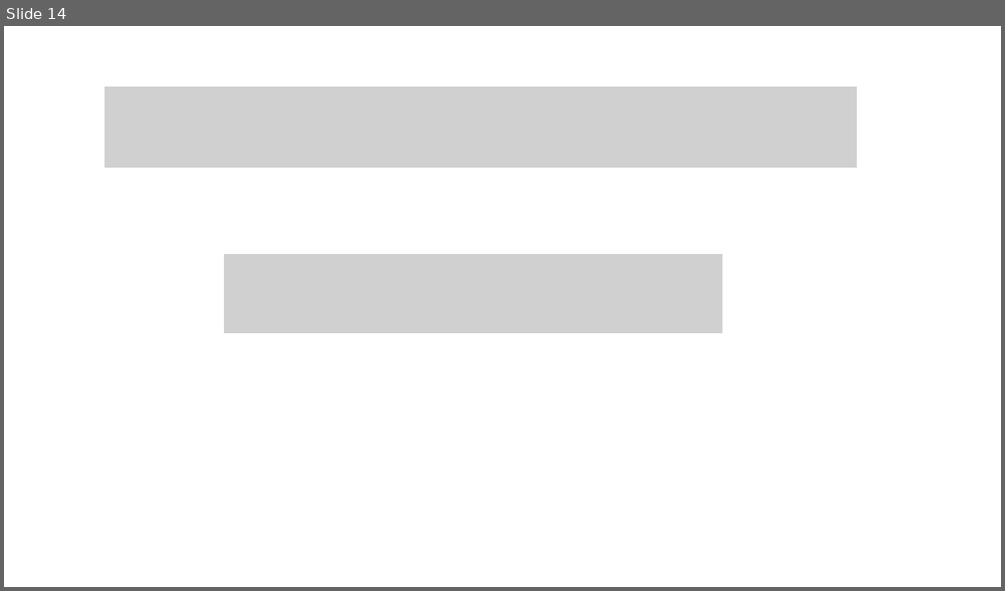
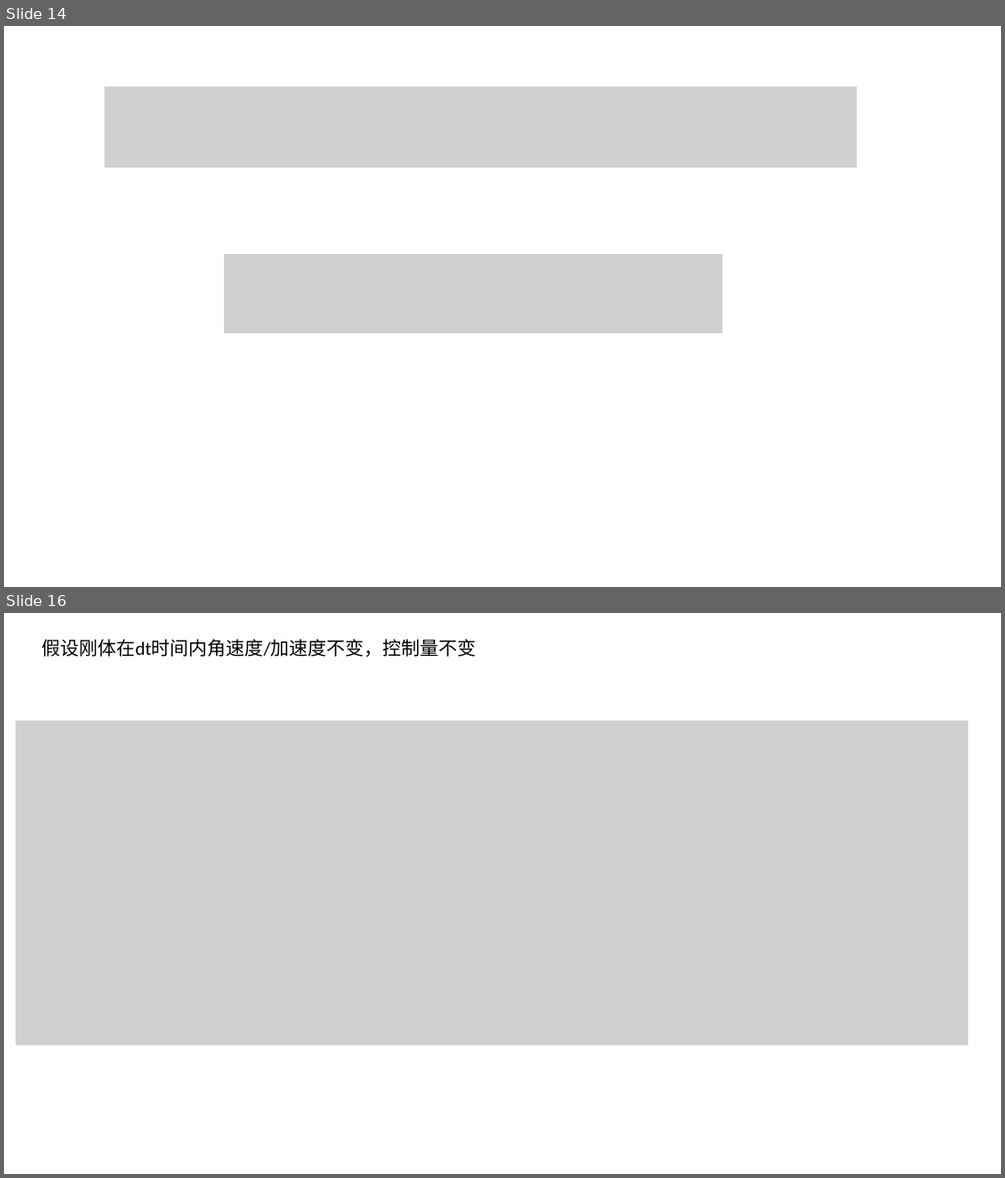
Before and after one commit to Astronute/filter_utils, a slide deck: 滤波.pptx. Shown one above the other, each under a label of ours: slide 14 before the commit, slides 14 and 16 after it; the slides between them are not shown. The pictures are 1005x591 and 1005x1178 pixels, drawn with LibreOffice and Linux fonts; fonts in the diff are those of the drawing; grey boxes stand for pictures. Boxes give left, top, right and bottom in pixels: in the first picture for what was removed or moved away, otherwise in the second. Text is boxed around its words. In the diff, an @@ line names an element or a change of style, - is before the commit and + after.

```diff
--- a/滤波.pptx
+++ b/滤波.pptx
@@ slide 16 added at box(4, 613, 1001, 1174), background #FFFFFF @@
@@ text added at box(42, 639, 477, 657), 18 pt, text #000000 @@
+假设刚体在dt时间内角速度/加速度不变，控制量不变
@@ picture added at box(16, 721, 969, 1046) @@
```
Also in this commit, not shown: 2 other slides added, 5 other files.
